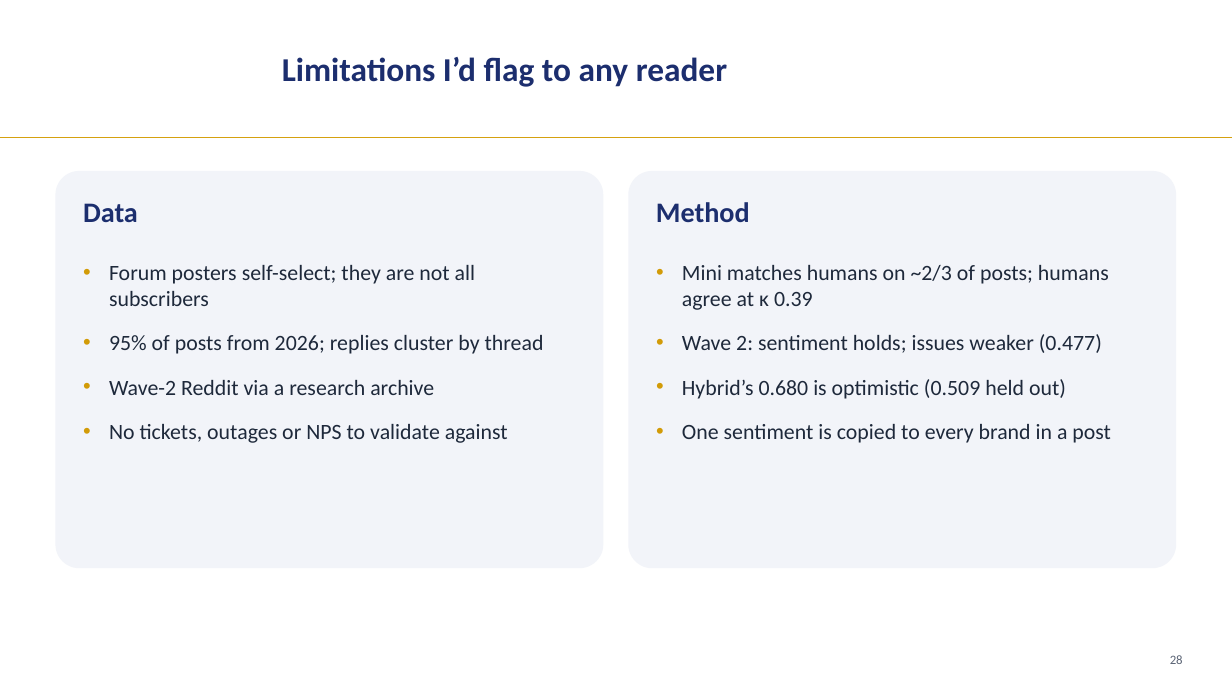
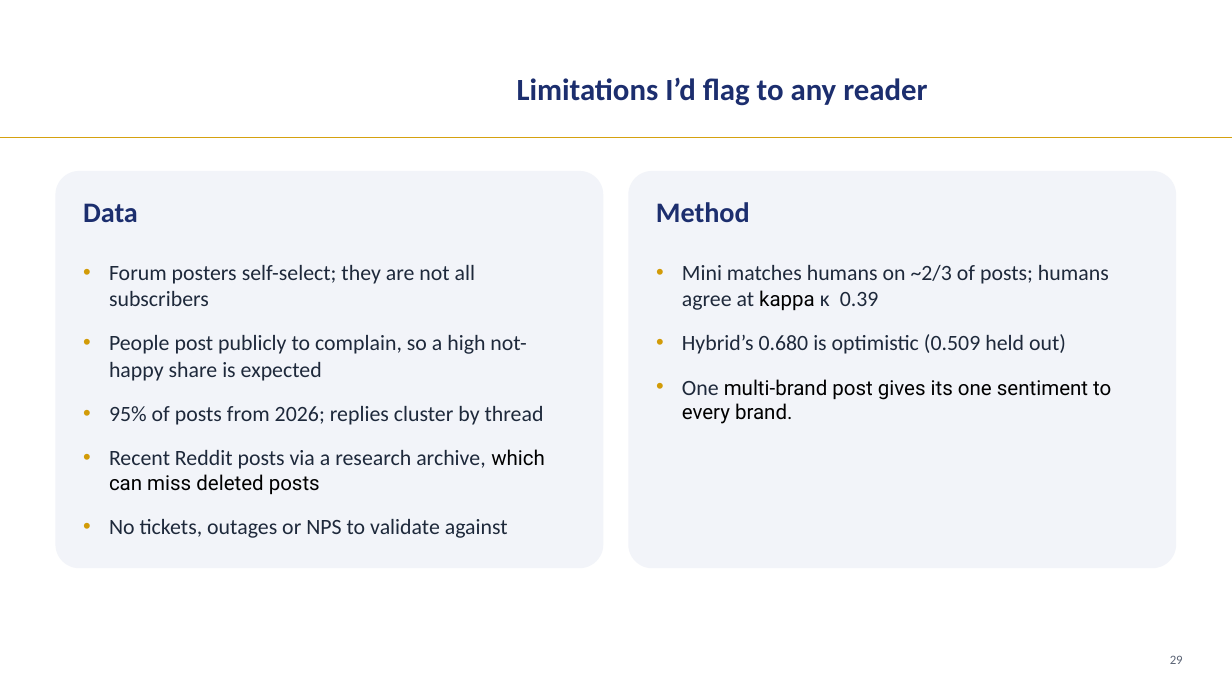
Before and after one commit to LizLicense/Public-Sentiment-Analysis-LLM-powered-Issue-Extraction, a slide deck: slide 29 of presentation/capstone_walkthrough.pptx (slide 28 before the commit). Drawn at 1232x693 pixels with LibreOffice and Linux fonts; fonts in the diff are those of the drawing; background and template pictures are left out. Boxes give left, top, right and bottom in pixels: in the first picture for what was removed or moved away, otherwise in the second. Text is boxed around its words. In the diff, an @@ line names an element or a change of style, - is before the commit and + after.

```diff
--- a/presentation/capstone_walkthrough.pptx
+++ b/presentation/capstone_walkthrough.pptx
@@ text "Limitations I’d flag to any ...": place and size @@
-text "Limitations I’d flag to any ..." at [282, 57, 727, 87]
+text "Limitations I’d flag to any ..." at [517, 78, 927, 106]
@@ text "Limitations I’d flag to any ..." at [517, 78, 927, 106]: size 26 to 24 pt; line spacing 1 to 0.95; less space between paragraphs @@
@@ text at [682, 265, 1109, 311]: text changed @@
-• Mini matches humans on ~2/3 of posts; humans agree at κ 0.39
-• Wave 2: sentiment holds; issues weaker (0.477)
+• Mini matches humans on ~2/3 of posts; humans agree at kappa κ 0.39
@@ text at [109, 335, 526, 381]: paragraph added @@
+• People post publicly to complain, so a high not-happy share is expected
@@ text at [682, 379, 1111, 424]: text changed; size 17 to 16 pt; font Calibri to Roboto; text colour #1E293B to #000000 @@
-• One sentiment is copied to every brand in a post
+• One multi-brand post gives its one sentiment to every brand.
@@ text at [109, 449, 545, 495]: text changed @@
-• Wave-2 Reddit via a research archive
+• Recent Reddit posts via a research archive, which can miss deleted posts
@@ text at [1170, 655, 1183, 664]: text changed @@
-28
+29
```
Also in this commit, not shown: 32 other slides changed, 3 slides added, 17 other files.
